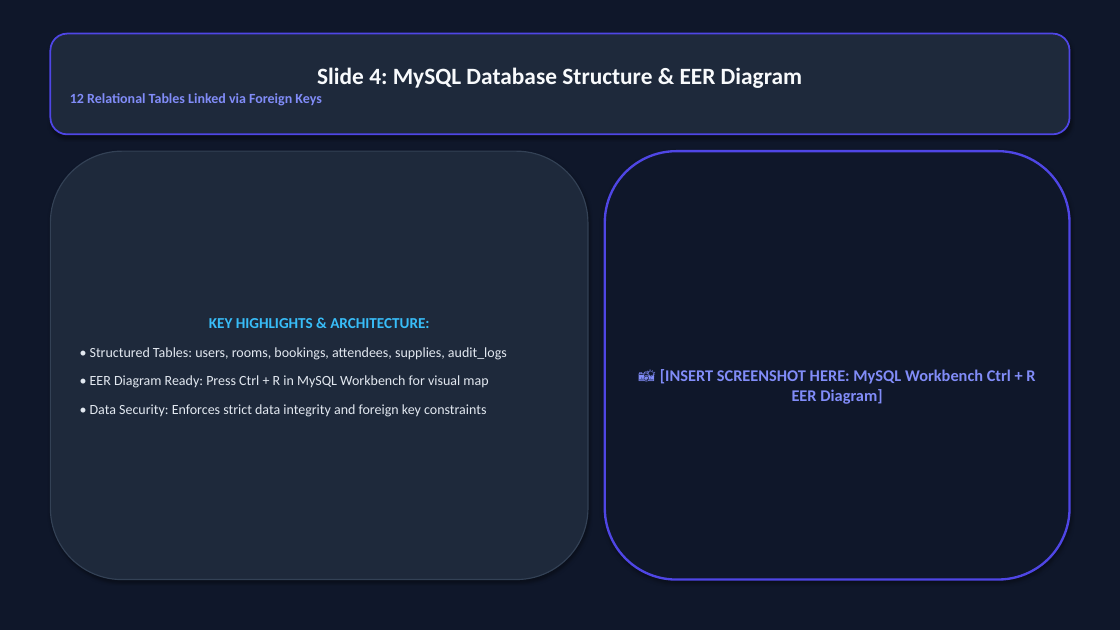
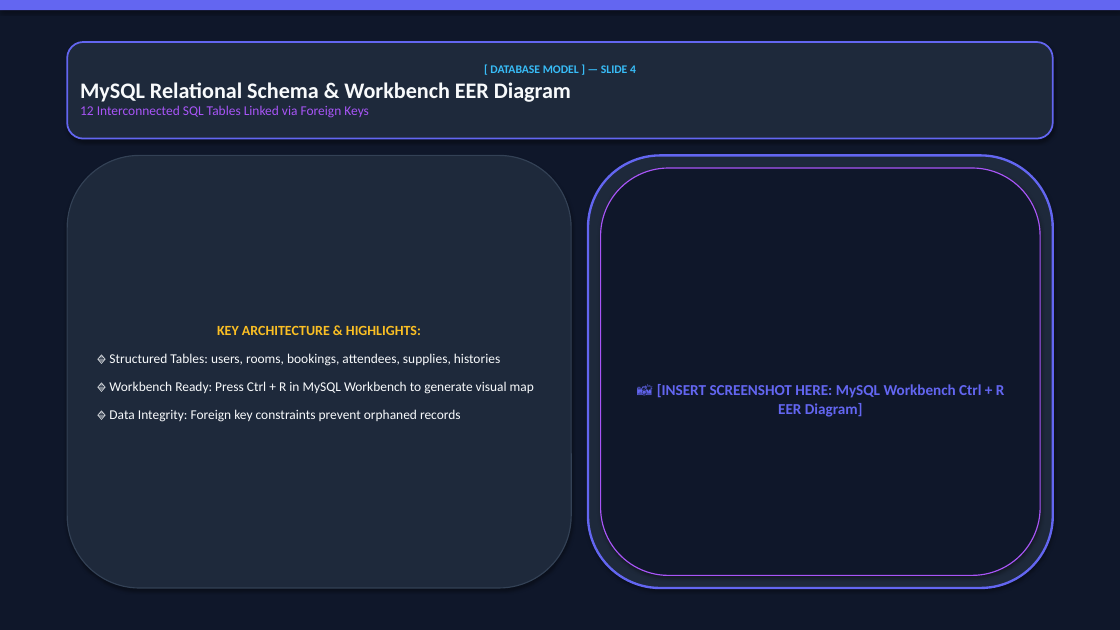
Before and after one commit to VishalMishraCSE/meeting-room-booking-system, a slide deck: slide 4 of document/PRESENTATION_DECK_SLIDES.pptx. Drawn at 1120x630 pixels with LibreOffice and Linux fonts; fonts in the diff are those of the drawing. Boxes give left, top, right and bottom in pixels: in the first picture for what was removed or moved away, otherwise in the second. Text is boxed around its words. In the diff, an @@ line names an element or a change of style, - is before the commit and + after.

Commit message:
design: redesign PowerPoint presentation deck with stunning multi-layered dark theme, glassmorphic card containers, and category tag pills

```diff
--- a/document/PRESENTATION_DECK_SLIDES.pptx
+++ b/document/PRESENTATION_DECK_SLIDES.pptx
@@ rectangle added at box(0, 0, 1120, 10), fill #6366F1 @@
@@ rounded rectangle "[ DATABASE MODEL ] — ...": place and size @@
-rounded rectangle "[ DATABASE MODEL ] — ..." at box(50, 34, 1070, 134)
+rounded rectangle "[ DATABASE MODEL ] — ..." at box(67, 42, 1053, 139)
@@ rounded rectangle "[ DATABASE MODEL ] — ..." at box(67, 42, 1053, 139): outline #4F46E5 1.5 pt to #6366F1 1.5 pt @@
@@ text in rounded rectangle at box(80, 65, 636, 118): text changed; size 20 to 11.5 pt; text colour #F8FAFC to #A855F7 @@
-Slide 4: MySQL Database Structure & EER Diagram
-12 Relational Tables Linked via Foreign Keys
+[ DATABASE MODEL ] — SLIDE 4
+MySQL Relational Schema & Workbench EER Diagram
+12 Interconnected SQL Tables Linked via Foreign Keys
@@ rounded rectangle "KEY ARCHITECTURE & HIGHLIGHTS:": place and size @@
-rounded rectangle "KEY ARCHITECTURE & HIGHLIGHTS:" at box(50, 151, 588, 580)
+rounded rectangle "KEY ARCHITECTURE & HIGHLIGHTS:" at box(67, 155, 571, 588)
@@ rounded rectangle added at box(588, 155, 1053, 588), fill #1E293B, outline #6366F1 2 pt @@
@@ rounded rectangle "📸 [INSERT SCREENSHOT HERE: MySQL ...": place and size @@
-rounded rectangle "📸 [INSERT SCREENSHOT HERE: MySQL ..." at box(605, 151, 1070, 580)
+rounded rectangle "📸 [INSERT SCREENSHOT HERE: MySQL ..." at box(601, 168, 1040, 576)
@@ rounded rectangle "📸 [INSERT SCREENSHOT HERE: MySQL ..." at box(601, 168, 1040, 576): size 14 to 13 pt, text colour #818CF8 to #6366F1; outline #4F46E5 2 pt to #A855F7 1 pt @@
@@ text in rounded rectangle at box(109, 326, 534, 422): text changed; size 12 to 11.5 pt; text colour #E2E8F0 to #F8FAFC @@
-KEY HIGHLIGHTS & ARCHITECTURE:
-• Structured Tables: users, rooms, bookings, attendees, supplies, audit_logs
-• EER Diagram Ready: Press Ctrl + R in MySQL Workbench for visual map
-• Data Security: Enforces strict data integrity and foreign key constraints
+KEY ARCHITECTURE & HIGHLIGHTS:
+🔹 Structured Tables: users, rooms, bookings, attendees, supplies, histories
+🔹 Workbench Ready: Press Ctrl + R in MySQL Workbench to generate visual map
+🔹 Data Integrity: Foreign key constraints prevent orphaned records
```
Also in this commit, not shown: 16 other slides changed, 1 slide added, 1 slide removed, 1 other file.
